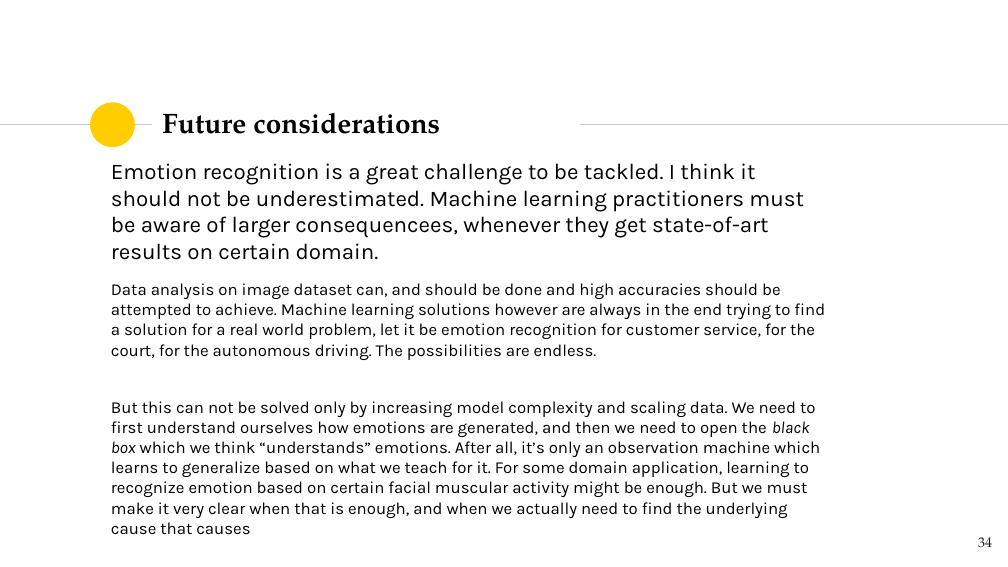
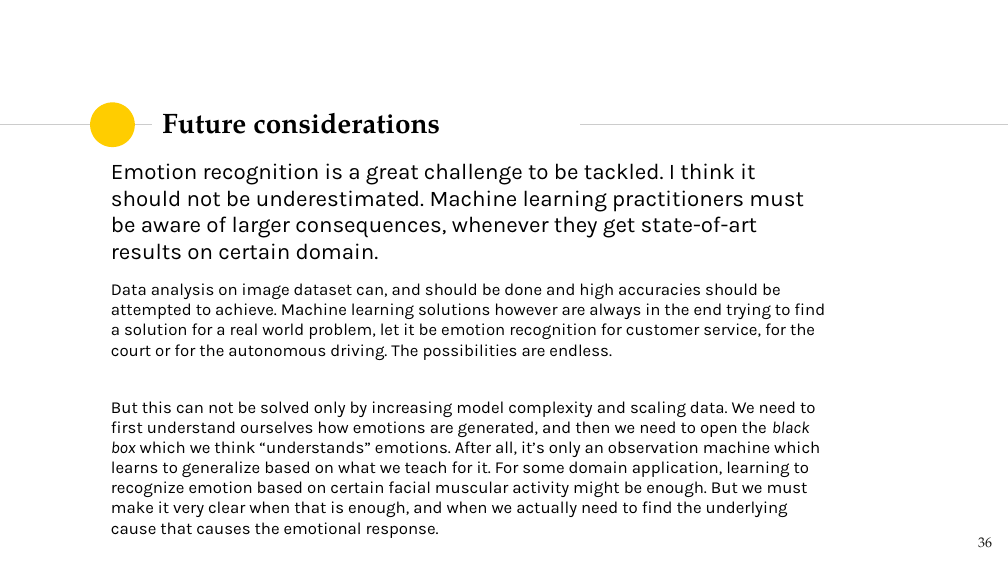
Before and after one commit to TeemuSo/Loop-Q-prize, a slide deck: slide 36 of reports/Emotion recognition - LoopQPrize.pptx (slide 34 before the commit). Drawn at 1008x567 pixels with LibreOffice and Linux fonts; fonts in the diff are those of the drawing. Boxes give left, top, right and bottom in pixels: in the first picture for what was removed or moved away, otherwise in the second. Text is boxed around its words. In the diff, an @@ line names an element or a change of style, - is before the commit and + after.

```diff
--- a/reports/Emotion recognition - LoopQPrize.pptx
+++ b/reports/Emotion recognition - LoopQPrize.pptx
@@ text at box(111, 163, 804, 260): text changed @@
-Emotion recognition is a great challenge to be tackled. I think it should not be underestimated. Machine learning practitioners must be aware of larger consequencees, whenever they get state-of-art results on certain domain.
+Emotion recognition is a great challenge to be tackled. I think it should not be underestimated. Machine learning practitioners must be aware of larger consequences, whenever they get state-of-art results on certain domain.
@@ text at box(111, 283, 825, 538): text changed @@
-Data analysis on image dataset can, and should be done and high accuracies should be attempted to achieve. Machine learning solutions however are always in the end trying to find a solution for a real world problem, let it be emotion recognition for customer service, for the court, for the autonomous driving. The possibilities are endless.
-But this can not be solved only by increasing model complexity and scaling data. We need to first understand ourselves how emotions are generated, and then we need to open the black box which we think “understands” emotions. After all, it’s only an observation machine which learns to generalize based on what we teach for it. For some domain application, learning to recognize emotion based on certain facial muscular activity might be enough. But we must make it very clear when that is enough, and when we actually need to find the underlying cause that causes
+Data analysis on image dataset can, and should be done and high accuracies should be attempted to achieve. Machine learning solutions however are always in the end trying to find a solution for a real world problem, let it be emotion recognition for customer service, for the court or for the autonomous driving. The possibilities are endless.
+But this can not be solved only by increasing model complexity and scaling data. We need to first understand ourselves how emotions are generated, and then we need to open the black box which we think “understands” emotions. After all, it’s only an observation machine which learns to generalize based on what we teach for it. For some domain application, learning to recognize emotion based on certain facial muscular activity might be enough. But we must make it very clear when that is enough, and when we actually need to find the underlying cause that causes the emotional response.
@@ page number at box(978, 537, 992, 548): text changed @@
-34
+36
```
Also in this commit, not shown: 14 other slides changed, 4 slides added, 3 slides removed, 7 other files.
